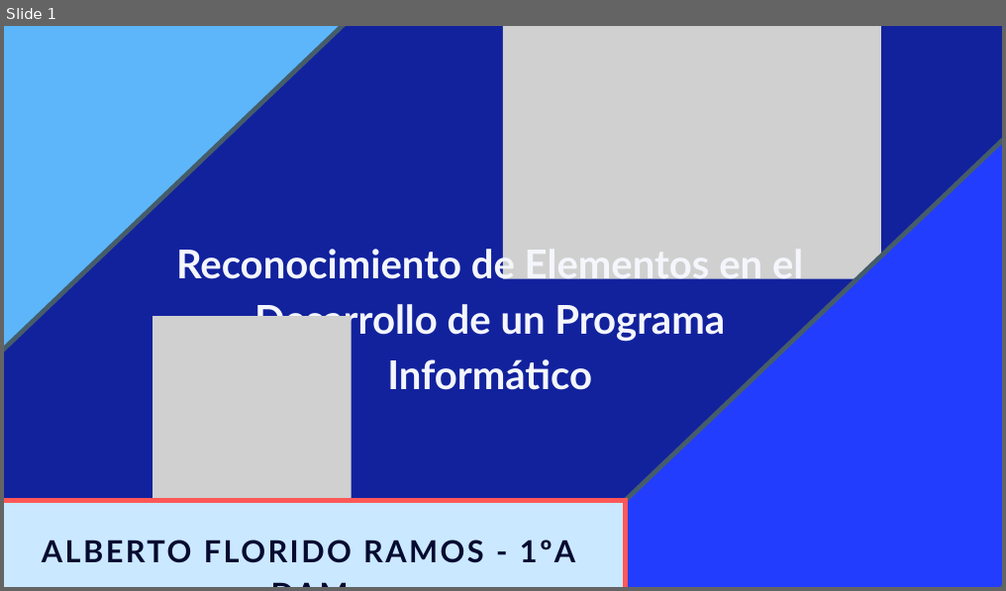
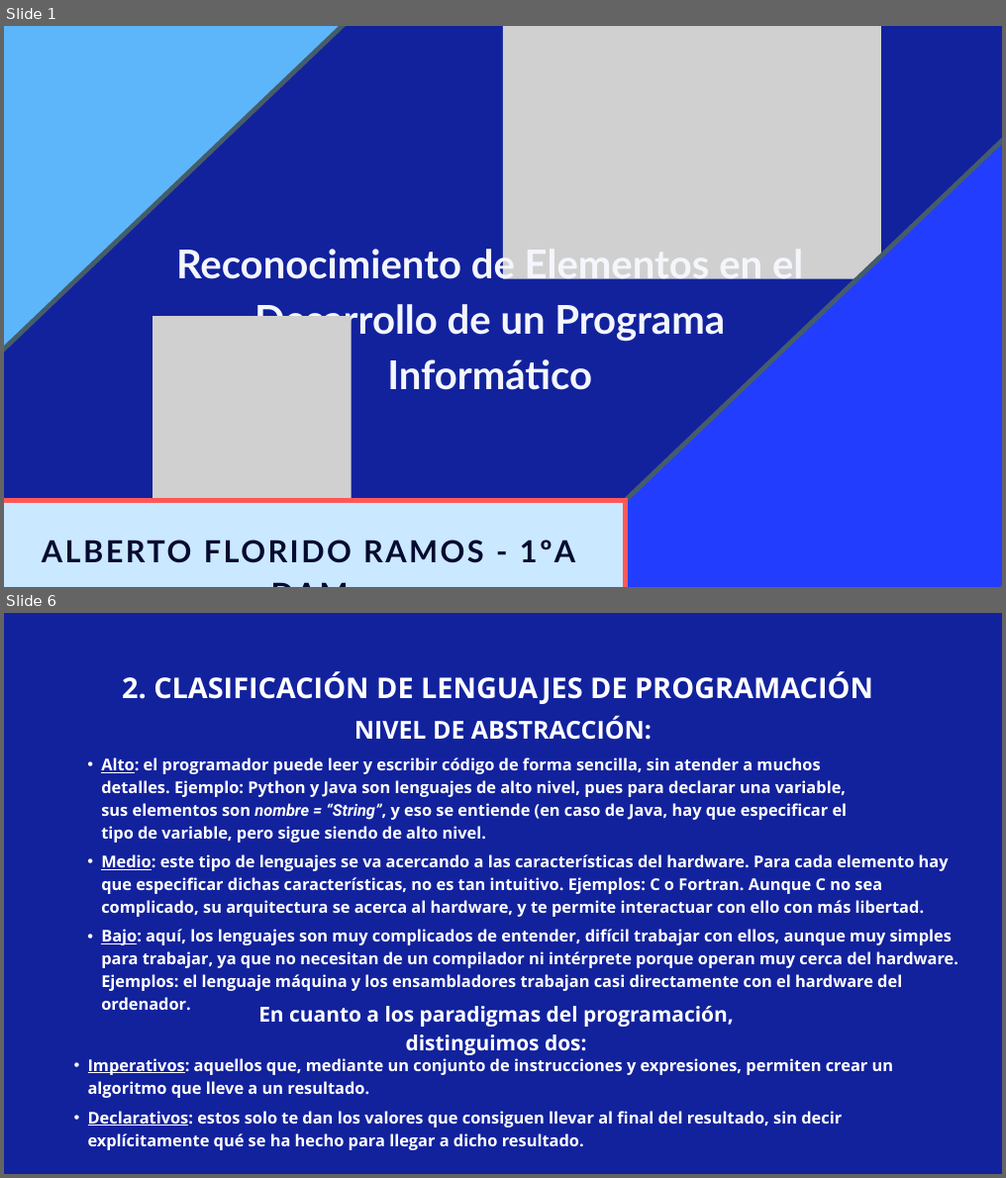
Before and after one commit to albertofloram05/Entornos-de-desarrollo, a slide deck: Reconocimiento de Elementos en el Desarrollo de un Programa Informático.pptx. Shown one above the other, each under a label of ours: slide 1 before the commit, slides 1 and 6 after it; the slides between them are not shown. The pictures are 1006x591 and 1006x1178 pixels, drawn with LibreOffice and Linux fonts; fonts in the diff are those of the drawing; grey boxes stand for pictures. Boxes give left, top, right and bottom in pixels: in the first picture for what was removed or moved away, otherwise in the second. Text is boxed around its words. In the diff, an @@ line names an element or a change of style, - is before the commit and + after.

```diff
--- a/Reconocimiento de Elementos en el Desarrollo de un Programa Informático.pptx
+++ b/Reconocimiento de Elementos en el Desarrollo de un Programa Informático.pptx
@@ slide 6 added at (4, 613, 1002, 1174), background #12229D @@
@@ text added at (122, 671, 873, 699), 41.3 pt, text #FFFFFF, bold @@
+2. CLASIFICACIÓN DE LENGUAJES DE PROGRAMACIÓN
@@ text added at (354, 716, 651, 740), 35.6 pt, text #FFFFFF, bold @@
+NIVEL DE ABSTRACCIÓN:
@@ text added at (101, 758, 847, 843), 23.4 pt, text #FFFFFF, bold @@
+  • Alto: el programador puede leer y escribir código de forma sencilla, sin atender a muchos detalles. Ejemplo: Python y Java son lenguajes de alto nivel, pues para declarar una variable, sus elementos son nombre = “String”, y eso se entiende (en caso de Java, hay que especificar el tipo de variable, pero sigue siendo de alto nivel.
@@ text added at (101, 855, 948, 917), 23.4 pt, text #FFFFFF, bold @@
+  • Medio: este tipo de lenguajes se va acercando a las características del hardware. Para cada elemento hay que especificar dichas características, no es tan intuitivo. Ejemplos: C o Fortran. Aunque C no sea complicado, su arquitectura se acerca al hardware, y te permite interactuar con ello con más libertad.
@@ text added at (101, 929, 959, 1011), 23.4 pt, text #FFFFFF, bold @@
+  • Bajo: aquí, los lenguajes son muy complicados de entender, difícil trabajar con ellos, aunque muy simples para trabajar, ya que no necesitan de un compilador ni intérprete porque operan muy cerca del hardware. Ejemplos: el lenguaje máquina y los ensambladores trabajan casi directamente con el hardware del ordenador.
@@ text added at (258, 1006, 734, 1056), 29.9 pt, text #FFFFFF, bold @@
+En cuanto a los paradigmas del programación, distinguimos dos:
@@ text added at (88, 1059, 894, 1098), 23.4 pt, text #FFFFFF, bold @@
+  • Imperativos: aquellos que, mediante un conjunto de instrucciones y expresiones, permiten crear un algoritmo que lleve a un resultado.
@@ text added at (88, 1111, 842, 1151), 23.4 pt, text #FFFFFF, bold @@
+  • Declarativos: estos solo te dan los valores que consiguen llevar al final del resultado, sin decir explícitamente qué se ha hecho para llegar a dicho resultado.
```
Also in this commit, not shown: 4 slides changed, 4 other slides added, 2 slides removed, 1 other file.
